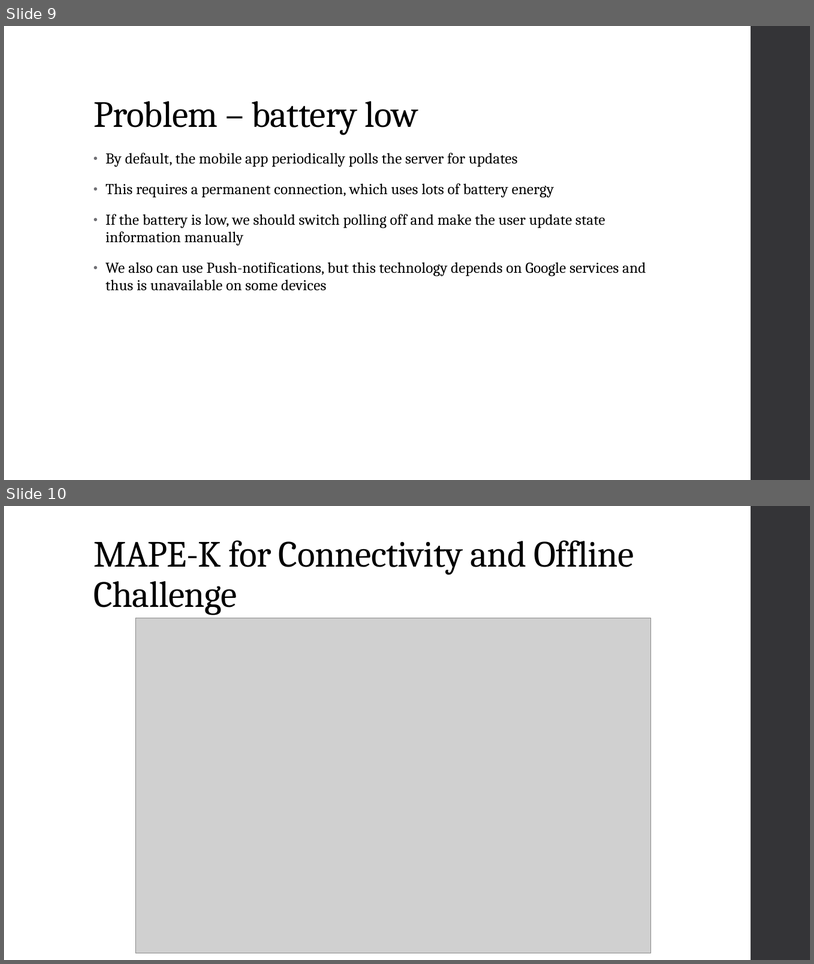
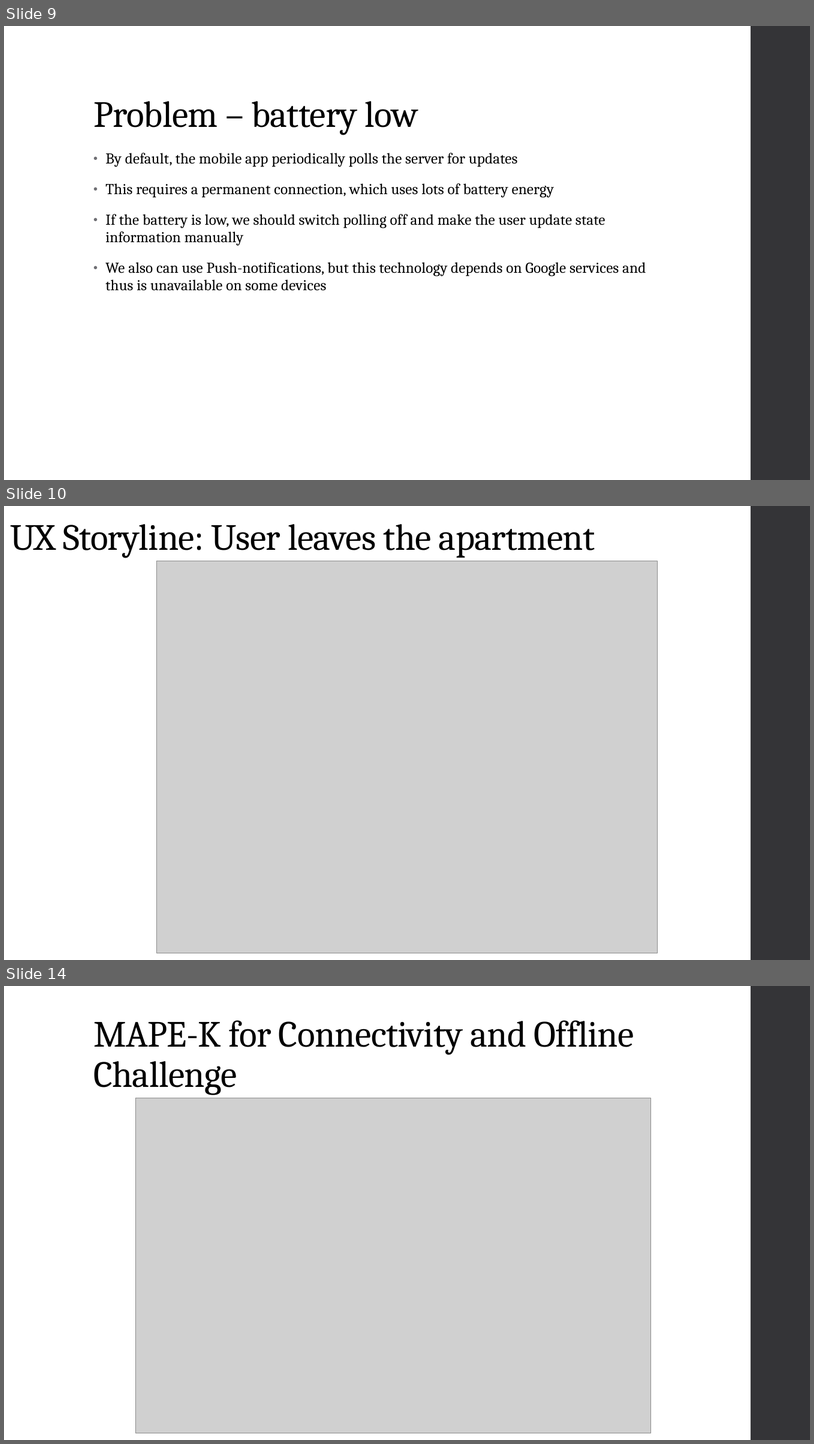
Before and after one commit to DmitryMI/EamaProject, a slide deck: Documentation/Adaptation concepts.pptx. Shown one above the other, each under a label of ours: slides 9 and 10 before the commit, slides 9, 10 and 14 after it; the slides between them are not shown. The pictures are 814x964 and 814x1444 pixels, drawn with LibreOffice and Linux fonts; fonts in the diff are those of the drawing; grey boxes stand for pictures. Boxes give left, top, right and bottom in pixels: in the first picture for what was removed or moved away, otherwise in the second. Text is boxed around its words. In the diff, an @@ line names an element or a change of style, - is before the commit and + after.

```diff
--- a/Documentation/Adaptation concepts.pptx
+++ b/Documentation/Adaptation concepts.pptx
@@ slide 10 added at bbox=[4, 506, 810, 960], background #FFFFFF; not listed: 1 template element that a slide beside it also shows @@
@@ title added at bbox=[10, 524, 595, 558], 44 pt, text #000000 @@
+UX Storyline: User leaves the apartment
@@ picture added at bbox=[157, 561, 658, 953] @@
@@ what was slide 10 is now slide 14 @@
```
Also in this commit, not shown: 3 other slides added, 8 other files.
